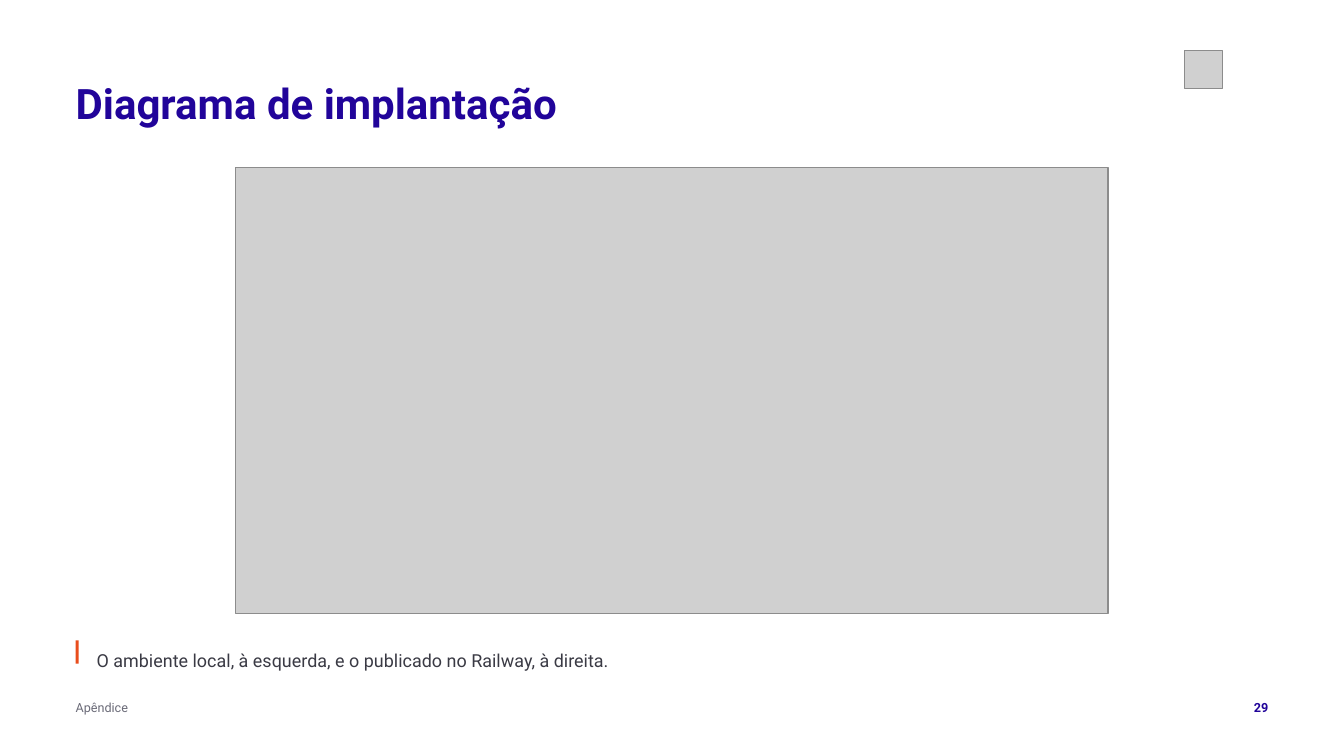
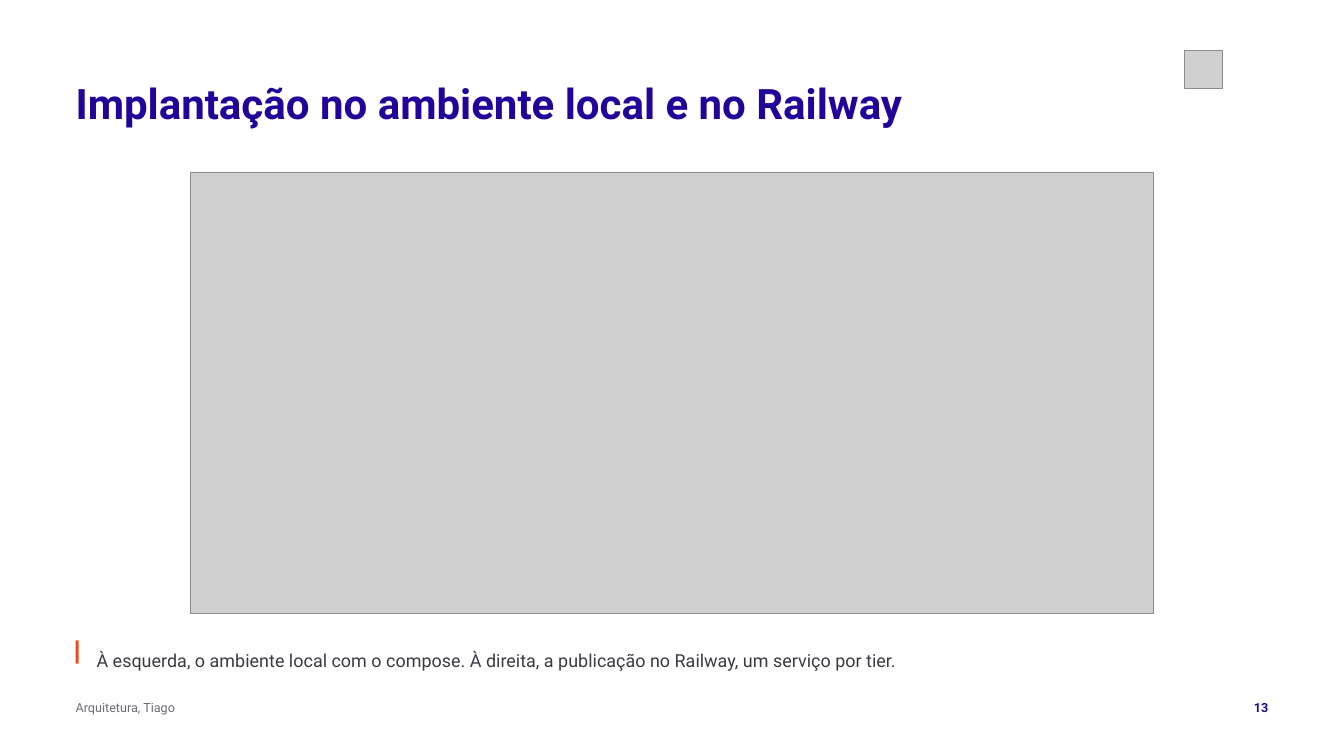
Before and after one commit to tcpassos/invite-app, a slide deck: slide 13 of trabalhos/T4-Pitch-Final.pptx (slide 29 before the commit). Drawn at 1344x756 pixels with LibreOffice and Linux fonts; fonts in the diff are those of the drawing; grey boxes stand for pictures. Boxes give left, top, right and bottom in pixels: in the first picture for what was removed or moved away, otherwise in the second. Text is boxed around its words. In the diff, an @@ line names an element or a change of style, - is before the commit and + after.

```diff
--- a/trabalhos/T4-Pitch-Final.pptx
+++ b/trabalhos/T4-Pitch-Final.pptx
@@ text at (x1=76, y1=87, x2=902, y2=129): text changed @@
-Diagrama de implantação
+Implantação no ambiente local e no Railway
@@ picture resized from (x1=236, y1=168, x2=1108, y2=614) to (x1=191, y1=172, x2=1154, y2=613) @@
@@ text at (x1=97, y1=651, x2=895, y2=671): text changed @@
-O ambiente local, à esquerda, e o publicado no Railway, à direita.
+À esquerda, o ambiente local com o compose. À direita, a publicação no Railway, um serviço por tier.
@@ text at (x1=76, y1=703, x2=175, y2=715): text changed @@
-Apêndice
+Arquitetura, Tiago
@@ text at (x1=1254, y1=703, x2=1268, y2=712): text changed @@
-29
+13
```
Also in this commit, not shown: 17 other slides changed, 10 other files.
